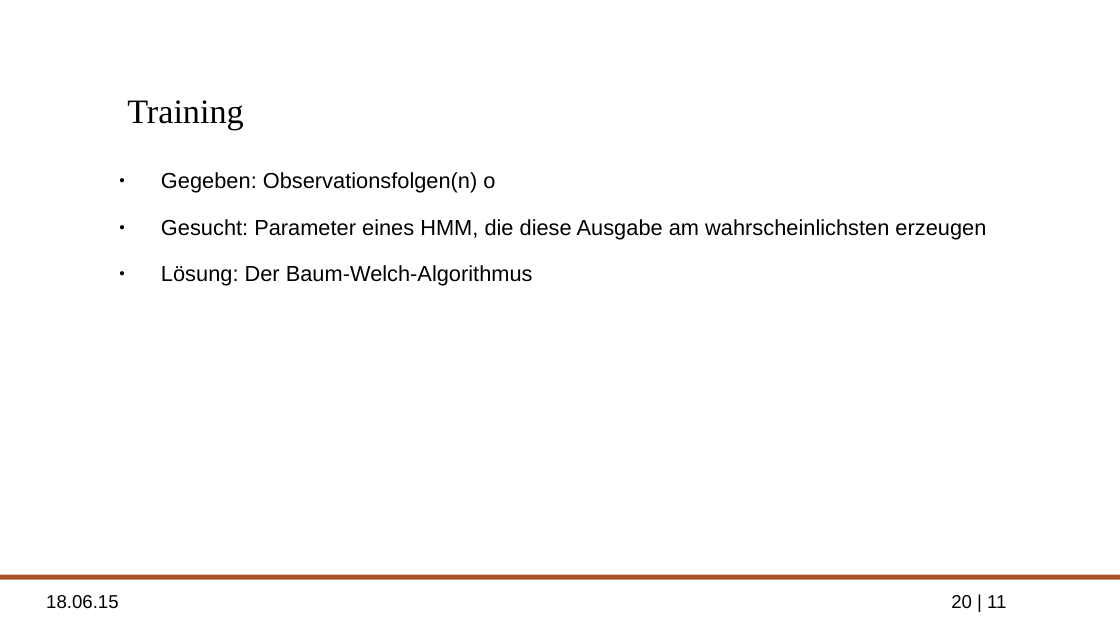
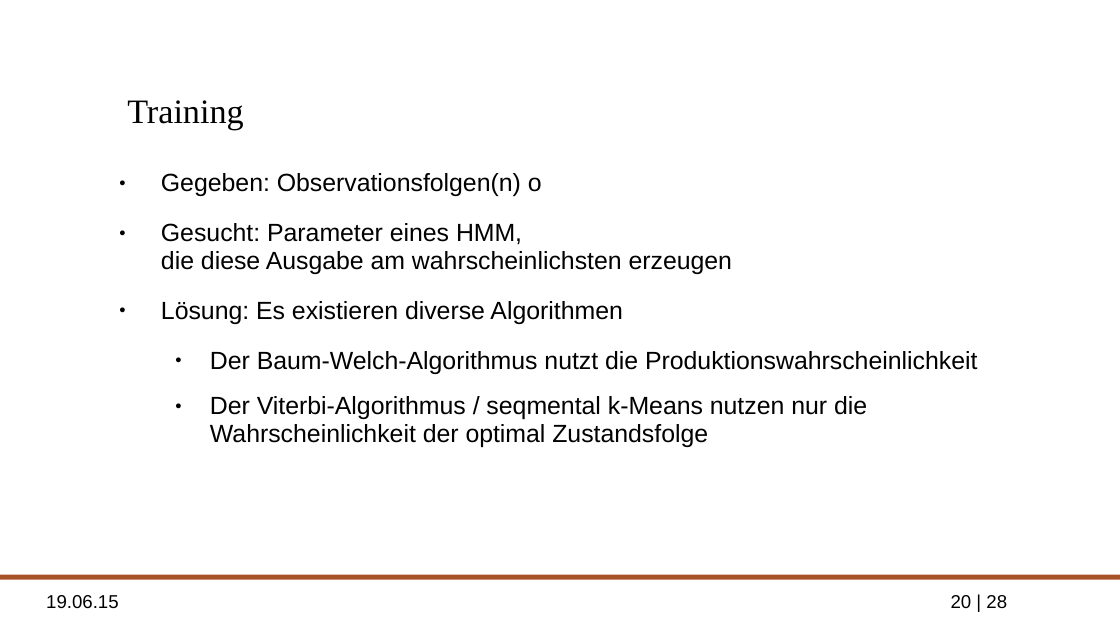
Before and after one commit to ppasler/Formale-Methoden-HMM, a slide deck: slide 20 of presentation/hidden_markov_pasler.odp. Drawn at 1120x630 pixels with LibreOffice and Linux fonts; fonts in the diff are those of the drawing; background and template pictures are left out. Boxes give left, top, right and bottom in pixels: in the first picture for what was removed or moved away, otherwise in the second. Text is boxed around its words. In the diff, an @@ line names an element or a change of style, - is before the commit and + after.

```diff
--- a/presentation/hidden_markov_pasler.odp
+++ b/presentation/hidden_markov_pasler.odp
@@ text at [161, 173, 733, 274]: size 14 to 16 pt in "Gegeben: Observationsfolgen(n) o", "Gesucht: Parameter eines HMM, die diese Ausgabe ..." @@
@@ text at [161, 301, 977, 447]: text changed; size 14 to 16 pt @@
-● Lösung: Der Baum-Welch-Algorithmus
+● Lösung: Es existieren diverse Algorithmen
+  ● Der Baum-Welch-Algorithmus nutzt die Produktionswahrscheinlichkeit
+  ● Der Viterbi-Algorithmus / seqmental k-Means nutzen nur die Wahrscheinlichkeit der optimal Zustandsfolge
@@ text at [46, 595, 119, 609]: text changed @@
-18.06.15
+19.06.15
@@ page number at [951, 595, 1007, 608]: text changed @@
-20 | 11
+20 | 28
```
Also in this commit, not shown: 24 other slides changed, 2 slides added, 2 slides removed.
